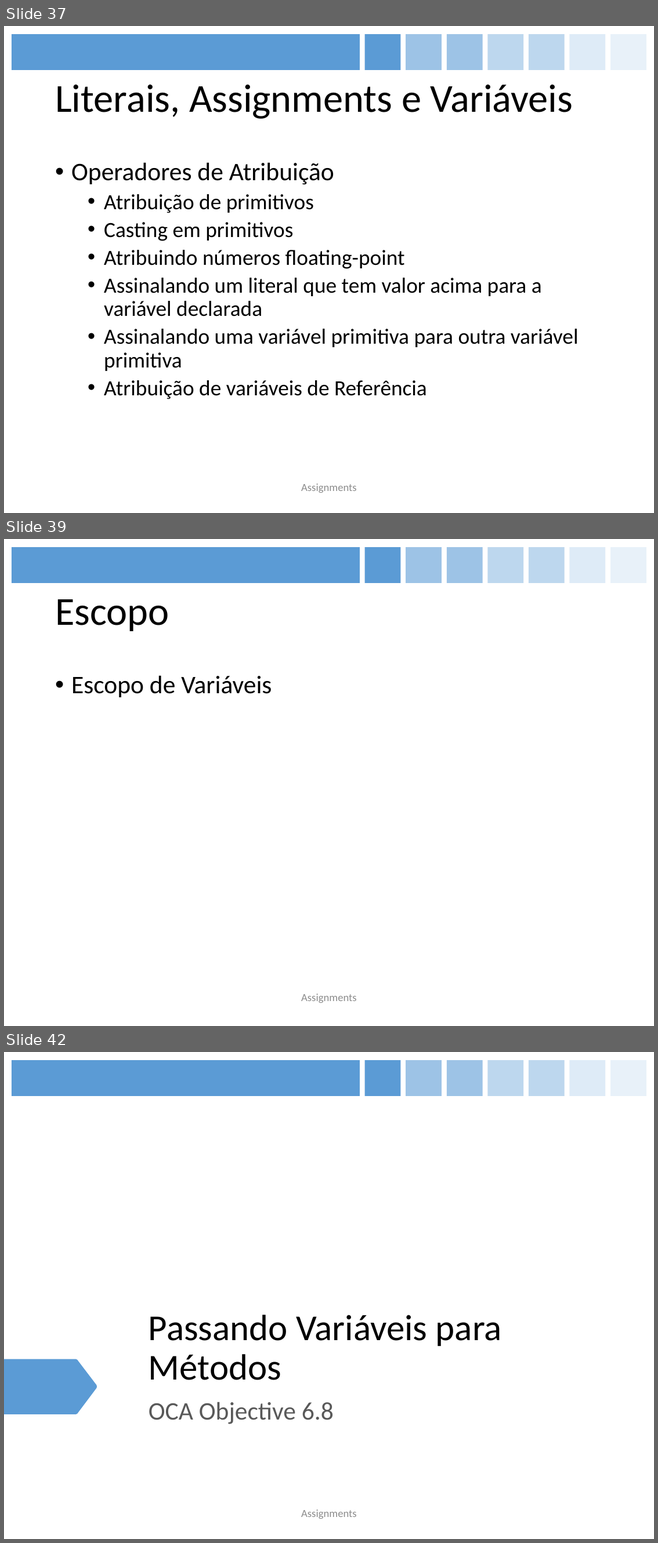
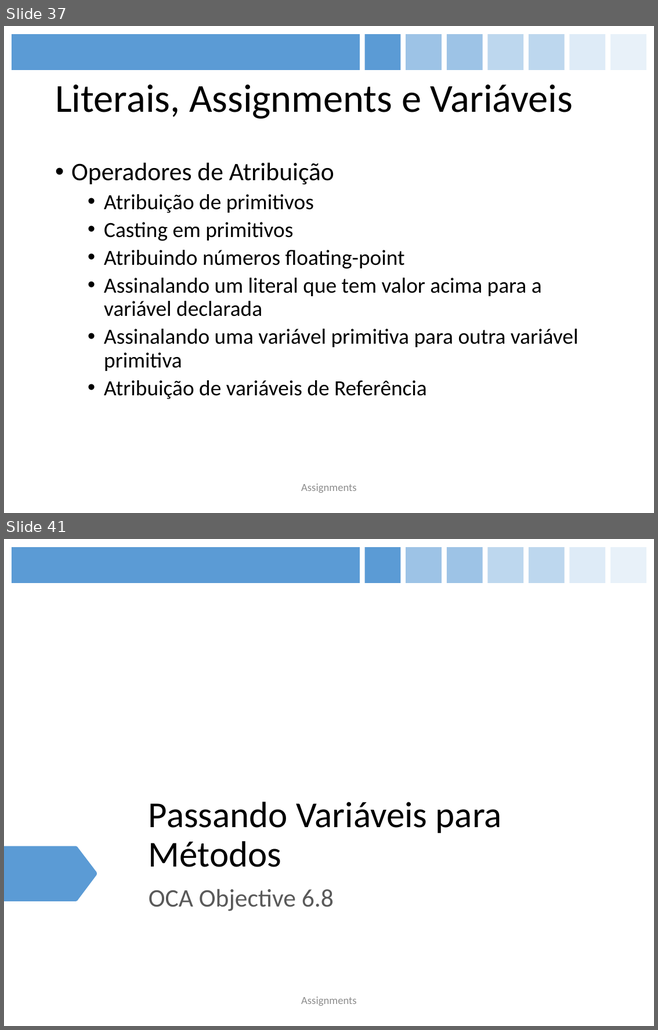
Before and after one commit to figueiredojrr/treinamentoJavaSeOcaAgosto, a slide deck: TreinamentoJavaSeOca/documentos/apresentação/OCA.pptx. Shown one above the other, each under a label of ours: slides 37, 39 and 42 before the commit, slides 37 and 41 after it; the slides between them are not shown. The pictures are 658x1543 and 658x1030 pixels, drawn with LibreOffice and Linux fonts; fonts in the diff are those of the drawing. Boxes give left, top, right and bottom in pixels: in the first picture for what was removed or moved away, otherwise in the second. Text is boxed around its words. In the diff, an @@ line names an element or a change of style, - is before the commit and + after.

```diff
--- a/TreinamentoJavaSeOca/documentos/apresentação/OCA.pptx
+++ b/TreinamentoJavaSeOca/documentos/apresentação/OCA.pptx
@@ slide 39 removed at <box>4,539,654,1026</box>, background #FFFFFF; not listed: 8 template elements that a slide beside it also shows @@
@@ title removed at <box>55,599,169,631</box> @@
-Escopo
@@ text removed at <box>71,675,271,697</box> @@
-• Escopo de Variáveis
@@ text removed at <box>301,994,356,1003</box> @@
-Assignments
@@ what was slide 42 is now slide 41 @@
```
Also in this commit, not shown: 7 slides changed.
